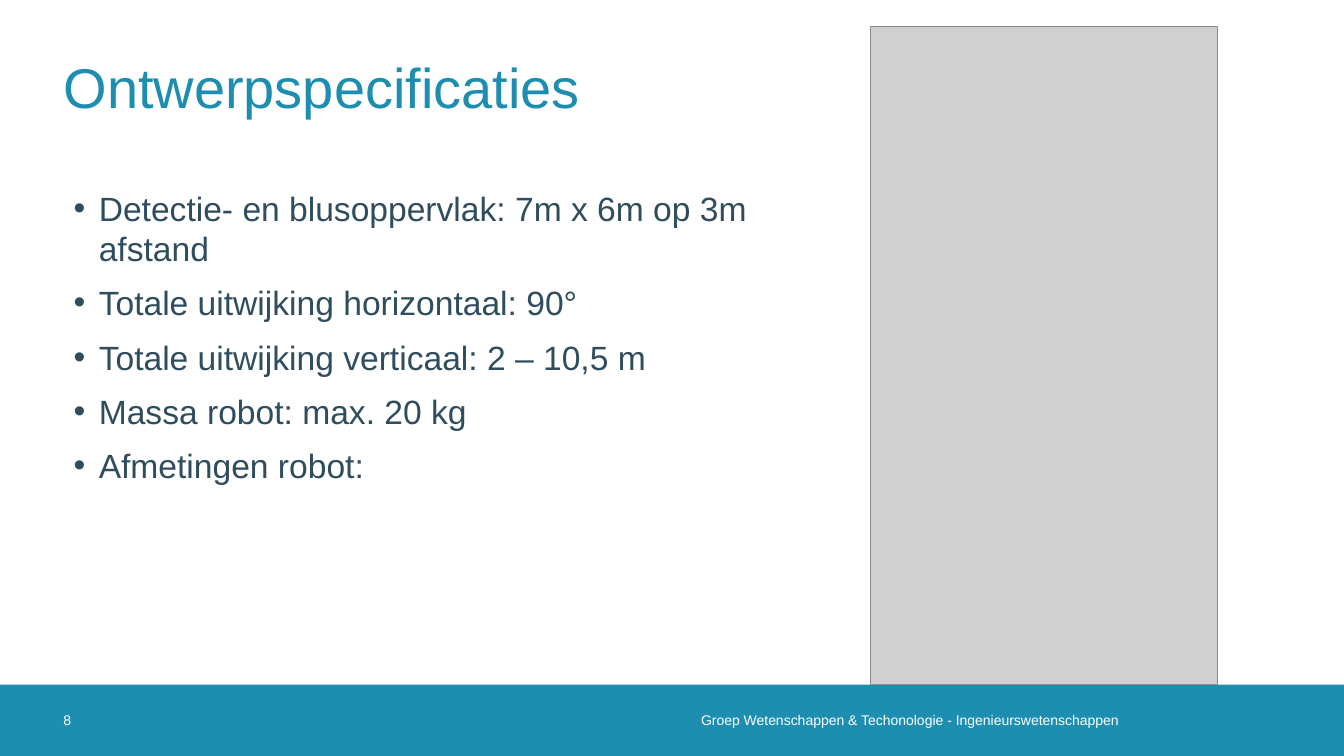
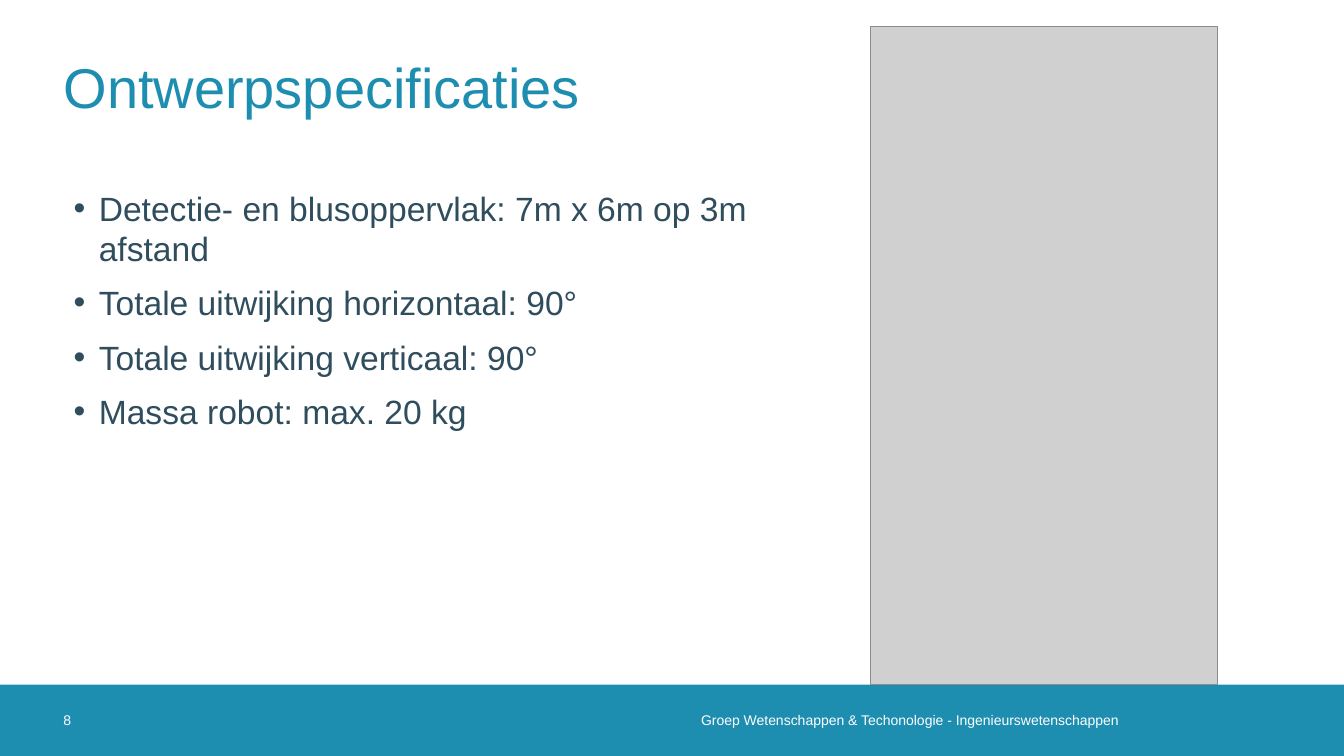
Before and after one commit to 2023-2022-KULAK-IW/2022_2023_Probleemoplossen_en_Ontwerpen_2, a slide deck: slide 8 of Tussentijdse Presentatie .pptx. Drawn at 1344x756 pixels with LibreOffice and Linux fonts; fonts in the diff are those of the drawing; grey boxes stand for pictures; background and template pictures are left out. Boxes give left, top, right and bottom in pixels: in the first picture for what was removed or moved away, otherwise in the second. Text is boxed around its words. In the diff, an @@ line names an element or a change of style, - is before the commit and + after.

```diff
--- a/Tussentijdse Presentatie .pptx
+++ b/Tussentijdse Presentatie .pptx
@@ text at box(99, 345, 538, 377): text changed @@
-• Totale uitwijking verticaal: 2 – 10,5 m
+• Totale uitwijking verticaal: 90°
@@ text at box(99, 453, 364, 485): paragraph removed @@
-• Afmetingen robot:
```
Also in this commit, not shown: 6 other slides changed, 2 slides removed, 3 other files.
